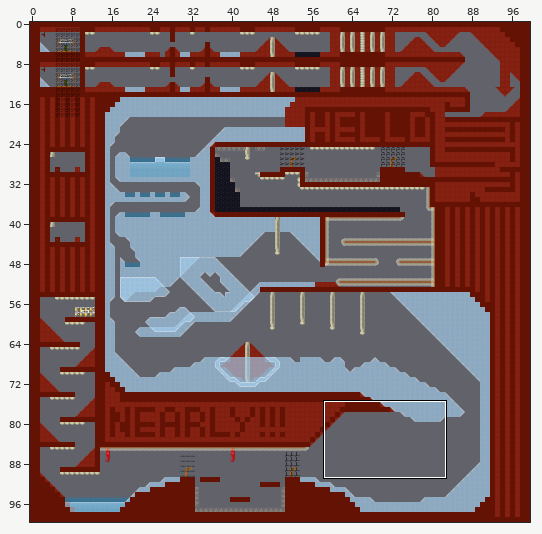
Two states of a Tiled map, data/assets/simple_race.tmx. The picture above shows the old version from afar; the outline marks the close-up.
Close-up. Before the edit:
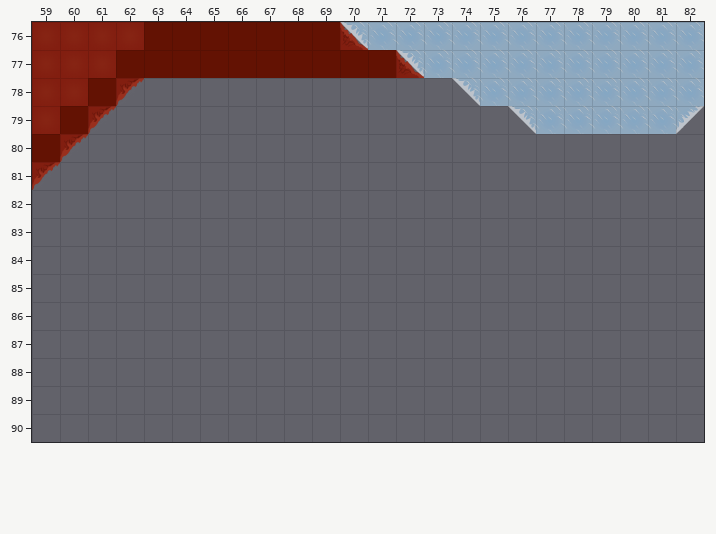
Cells are 64x64 px. Shown: x 59..82, y 76..90. The commit also changed other parts of the map, which this record leaves out.
The same view after the edit:
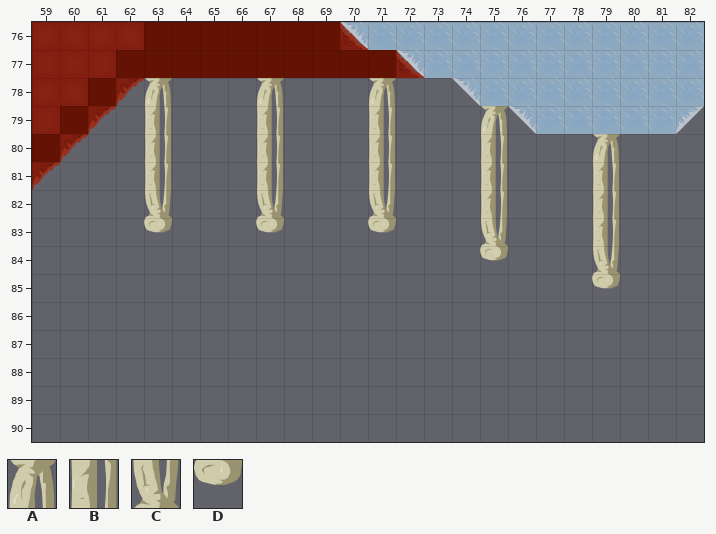
Key: from "TileBone2": A 0 "Line", B 4, C 12; from "TileBoneEnds": D 4 "Edge".
_ is an empty cell.
What changed:
Layer "Level":
The author put tile A in row 78 at x 63, 67 and 71; in row 79 at x 75; in row 80 at x 79.
The author put tile B in row 79 at x 63, 67 and 71; in row 80 at x 63, 67, 71 and 75; in row 81 at x 63, 67, 71, 75 and 79; in row 82 at x 75 and 79; in row 83 at x 79.
The author put tile C in row 82 at x 63, 67 and 71; in row 83 at x 75; in row 84 at x 79.
The author put tile D in row 83 at x 63, 67 and 71; in row 84 at x 75; in row 85 at x 79.
